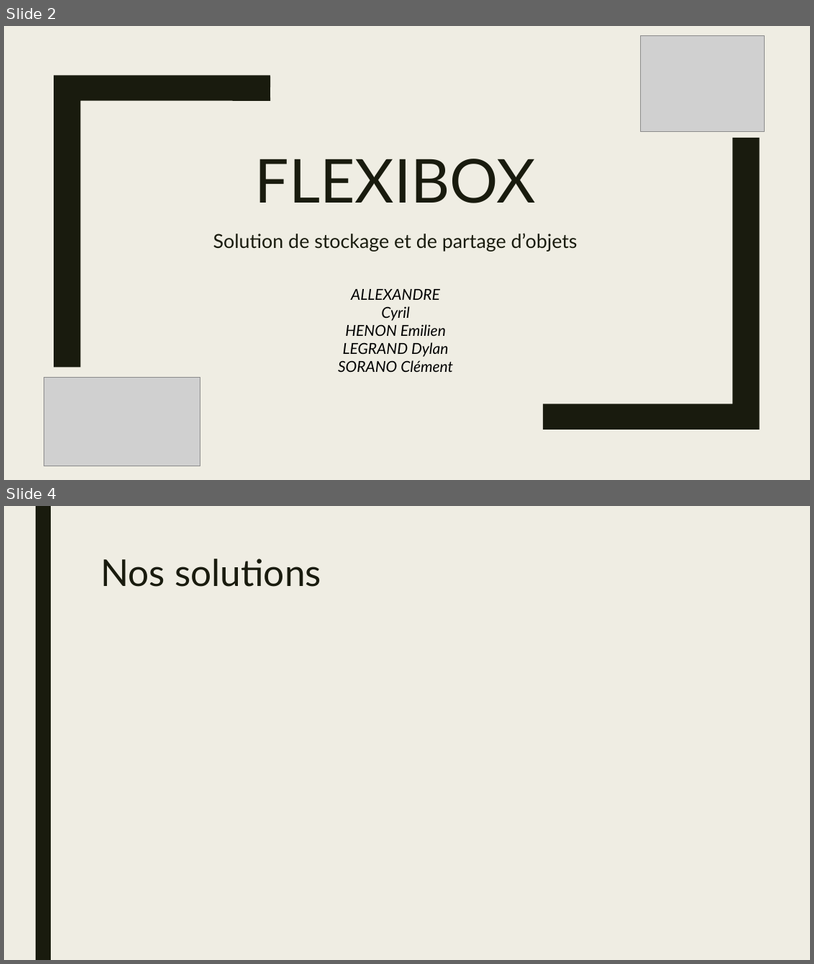
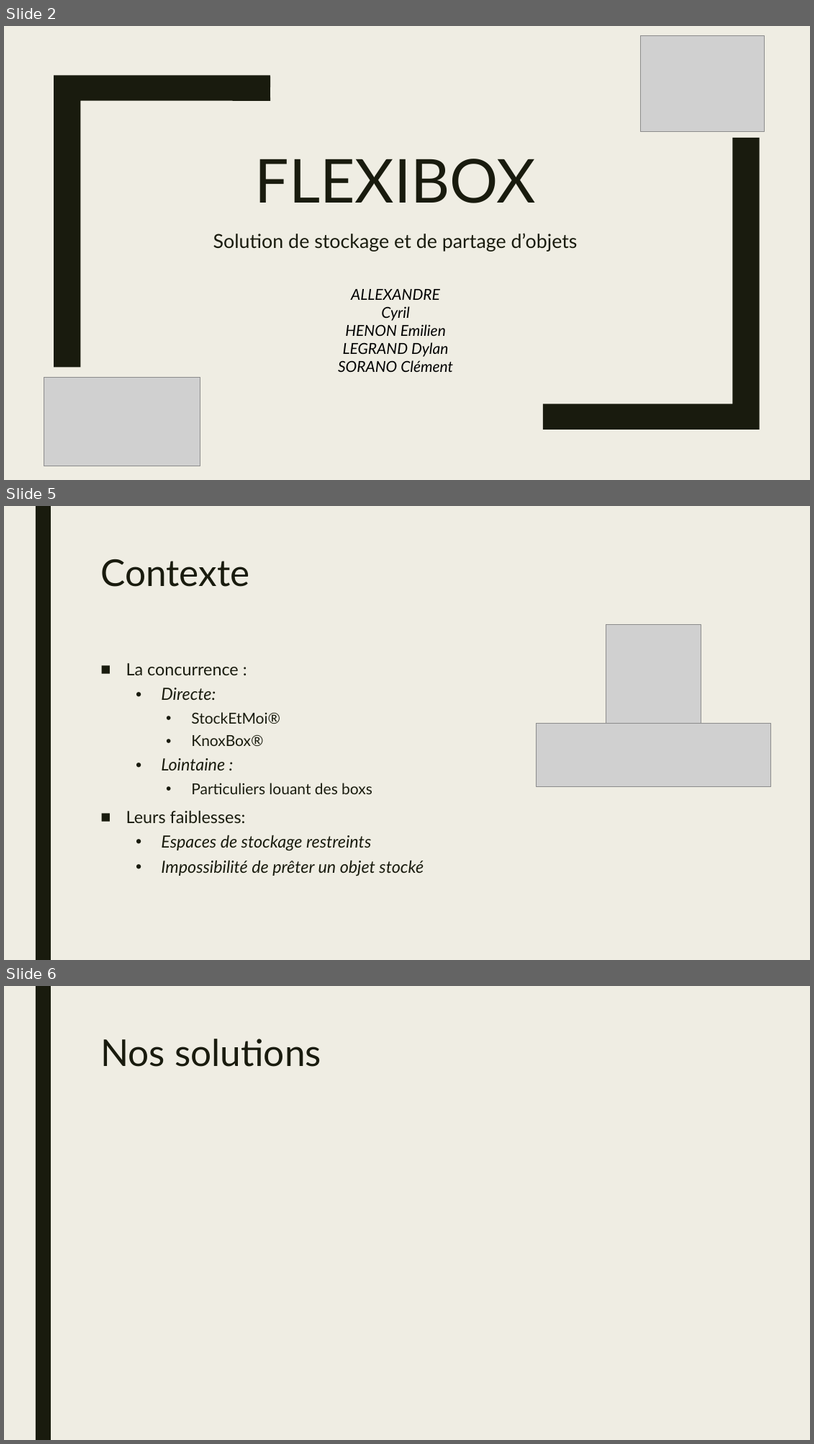
Before and after one commit to csorano/FlexiBox, a slide deck: Diaporama/Diaporama.pptx. Shown one above the other, each under a label of ours: slides 2 and 4 before the commit, slides 2, 5 and 6 after it; the slides between them are not shown. The pictures are 814x964 and 814x1444 pixels, drawn with LibreOffice and Linux fonts; fonts in the diff are those of the drawing; grey boxes stand for pictures. Boxes give left, top, right and bottom in pixels: in the first picture for what was removed or moved away, otherwise in the second. Text is boxed around its words. In the diff, an @@ line names an element or a change of style, - is before the commit and + after.

```diff
--- a/Diaporama/Diaporama.pptx
+++ b/Diaporama/Diaporama.pptx
@@ slide 5 added at (4, 506, 810, 960), background #EFEDE3; not listed: 1 template element that a slide beside it also shows @@
@@ title added at (100, 559, 250, 587), 44 pt, text #191B0E @@
+Contexte
@@ picture added at (607, 625, 701, 733) @@
@@ text added at (126, 663, 424, 876), 20 pt, text #191B0E, italic @@
+■ La concurrence :
+  • Directe:
+    • StockEtMoi®
+    • KnoxBox®
+  • Lointaine :
+    • Particuliers louant des boxs
+■ Leurs faiblesses:
+  • Espaces de stockage restreints
+  • Impossibilité de prêter un objet stocké
@@ picture added at (536, 723, 772, 787) @@
@@ what was slide 4 is now slide 6 @@
```
Also in this commit, not shown: 2 other slides added, 1 slide removed.
